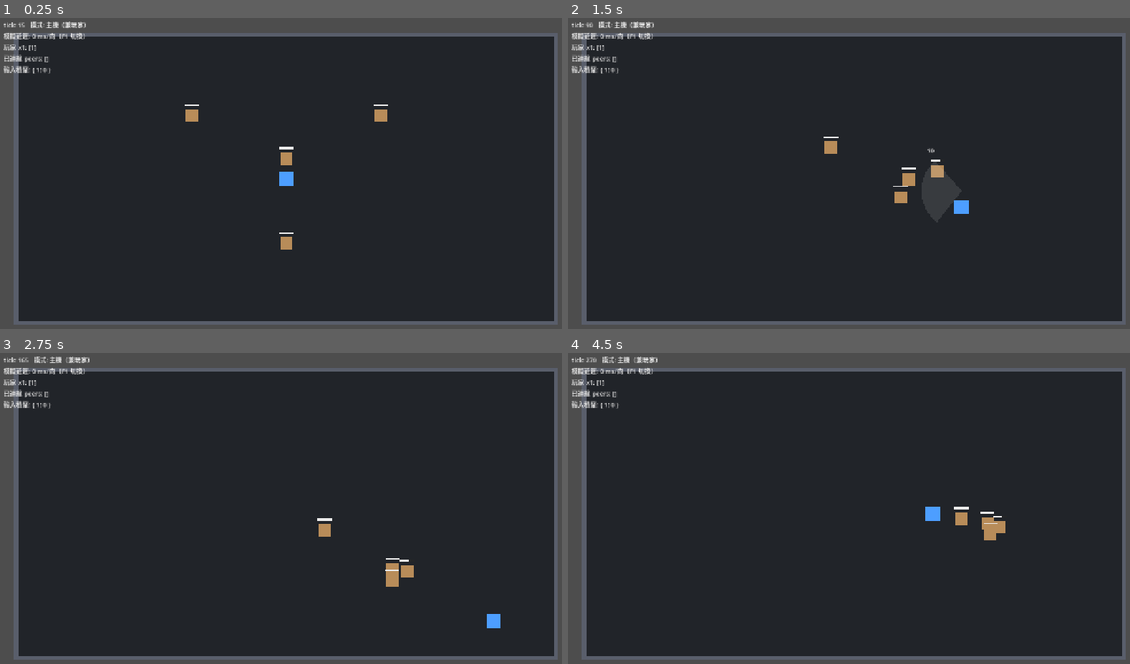
Above: before the commit, frames 1-4 (two rows, left to right).
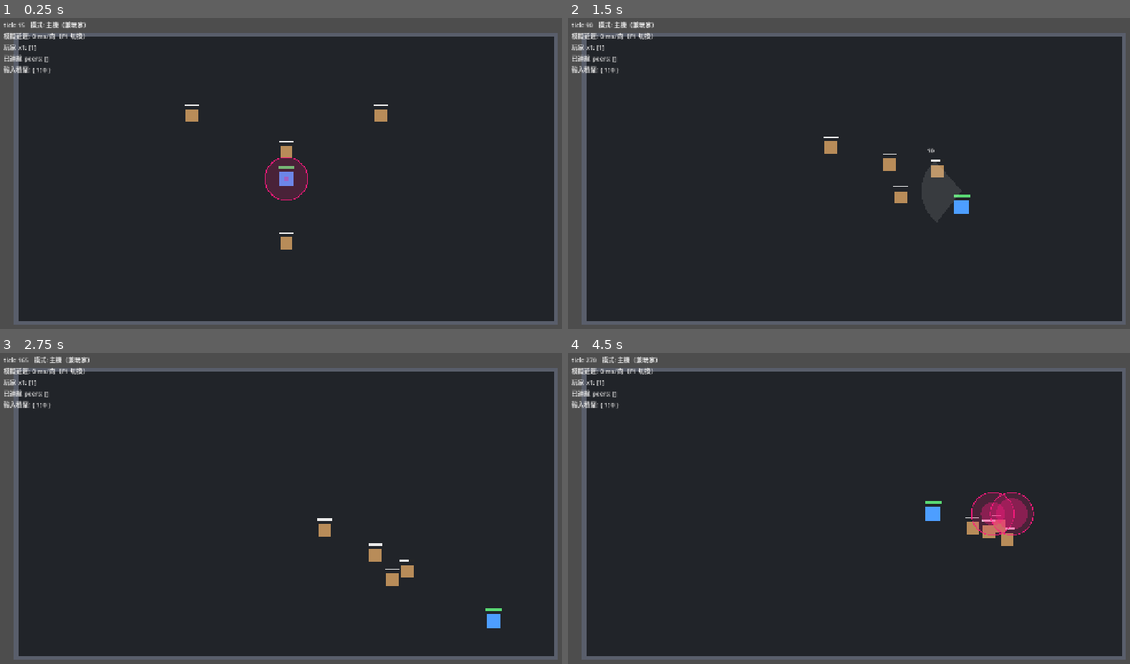
Above: after the commit, the same moments.

Repository: dijkstra1115/Rogue
Game: Godot game, scene res://scenes/arena.tscn
Same seed, same stepped clock (60 frames per second), same inputs: the game is played once before the commit and once after it. This scene is started directly instead of the project's main scene.
Inputs (mouse positions are in pixels of both pictures, inside the frame that each line leads up to):
- Up to frame 1 (0.25 s): no input
- Up to frame 2 (1.5 s): move the mouse to (978, 164) at 0.52 s; hold D (move_right) 0.53-1.28 s; hold E (interact) 0.53-1.28 s; move the mouse to (742, 195) at 1.27 s; hold S (move_down) from 1.28 s (still down); click (742, 195) at 1.35 s
- Up to frame 3 (2.75 s): move the mouse to (342, 443) at 2.02 s; release S (move_down) at 2.03 s; hold D (move_right) from 2.03 s (still down); hold Right mouse button (secondary) from 2.03 s (still down)
- Up to frame 4 (4.5 s): move the mouse to (826, 576) at 2.77 s; release D (move_right) at 2.78 s; release Right mouse button (secondary) at 2.78 s; hold W (move_up) 2.78-3.53 s; tap Q (special) at 2.85 s; move the mouse to (1028, 561) at 3.52 s; hold Space (utility) 3.53-4.28 s; hold A (move_left) from 3.53 s (still down); move the mouse to (680, 464) at 4.27 s; tap E (interact) at 4.35 s

The runs differ from the first frame. In frame 1, 0.9% of the frame differs, in the area x 47-55%, y 39-59%; in frame 2, 0.2%; in frame 3, 0.2%; in frame 4, 1.6%, in the area x 63-83%, y 44-63%.

Commit message:
M2 步驟 4：敵人攻擊預告系統與玩家血量
- 敵人狀態機：追擊 → 前搖（45 tick，定住、鎖定起手時目標位置）→ 結算 → 冷卻
- TelegraphFx：品紅危險圓（保留色）＋充能進度＋結算亮閃，畫在專屬
  DangerLayer（layer 5，永遠蓋在世界之上）——docs/05 規則從現在生效
- 預告時間軸：伺服器用權威 tick、客戶端用插值渲染時鐘，與敵人渲染對齊
- 玩家 hp/max_hp 入狀態並廣播；血條、受傷數字；歸零暫以滿血重生佔位（M4 做倒地）
- 傷害事件帶 source_kind（M5 死亡回放預留）
- test_enemy_sim 加攻擊結算幾何 2 項

Co-Authored-By: Claude Fable 5 <noreply@anthropic.com>

Diff:
--- /dev/null
+++ b/client/fx/telegraph_fx.gd
@@ -0,0 +1,51 @@
+## 敵人攻擊預告（危險區域視覺）。
+##
+## docs/05 的鐵律：品紅色系「只」給敵人危險區域用，任何玩家特效不得使用；
+## 而且必須畫在專屬 CanvasLayer（DangerLayer），永遠蓋在玩家特效之上。
+##
+## 時間軸用 world.telegraph_clock()：伺服器＝current_tick，
+## 客戶端＝插值渲染時鐘——這樣預告和「延遲 100ms 渲染的敵人」用同一個時間座標，
+## 圓圈的充能進度與敵人動作對得上。
+class_name TelegraphFx
+extends Node2D
+
+## 危險色：品紅（保留色，玩家特效禁用）
+const DANGER_COLOR := Color(1.0, 0.1, 0.5)
+
+## 結算瞬間的亮閃長度（tick）
+const FLASH_TICKS := 6
+
+var radius: float = 48.0
+var start_tick: int = 0
+var end_tick: int = 1
+var world: Node2D = null
+
+var _flash_age: int = 0
+
+
+func _draw() -> void:
+	var clock: float = world.telegraph_clock()
+	if clock < end_tick:
+		# 前搖中：外框＋淡填充，內圈隨進度長大（充能感）
+		var progress := clampf(
+			(clock - start_tick) / maxf(1.0, float(end_tick - start_tick)), 0.0, 1.0
+		)
+		draw_circle(Vector2.ZERO, radius, Color(DANGER_COLOR, 0.18))
+		draw_arc(Vector2.ZERO, radius, 0.0, TAU, 48, Color(DANGER_COLOR, 0.9), 2.0)
+		draw_circle(Vector2.ZERO, radius * progress, Color(DANGER_COLOR, 0.35))
+	else:
+		# 結算瞬間：整圈亮閃後消失
+		var alpha := 0.7 * (1.0 - float(_flash_age) / FLASH_TICKS)
+		draw_circle(Vector2.ZERO, radius, Color(DANGER_COLOR, alpha))
+
+
+func _physics_process(_delta: float) -> void:
+	if world == null:
+		queue_free()
+		return
+	if world.telegraph_clock() >= end_tick:
+		_flash_age += 1
+		if _flash_age > FLASH_TICKS:
+			queue_free()
+			return
+	queue_redraw()
--- /dev/null
+++ b/client/player_view.gd
@@ -0,0 +1,7 @@
+## 玩家的佔位視覺（player.tscn 根節點）：方塊＋頭上血條。純表現層。
+extends Node2D
+
+
+## 依血量比例縮放血條（0.0～1.0）
+func update_hp(fraction: float) -> void:
+	$HpBar.scale.x = clampf(fraction, 0.0, 1.0)
--- a/scenes/arena.tscn
+++ b/scenes/arena.tscn
@@ -43,7 +43,12 @@
 offset_bottom = 680.0
 color = Color(0.35, 0.37, 0.42, 1)
 
+[node name="DangerLayer" type="CanvasLayer" parent="."]
+unique_name_in_owner = true
+layer = 5
+
 [node name="HUD" type="CanvasLayer" parent="."]
+layer = 10
 script = ExtResource("2")
 
 [node name="DebugLabel" type="Label" parent="HUD"]
--- a/scenes/player.tscn
+++ b/scenes/player.tscn
@@ -1,6 +1,9 @@
-[gd_scene format=3]
+[gd_scene load_steps=2 format=3]
+
+[ext_resource type="Script" path="res://client/player_view.gd" id="1"]
 
 [node name="Player" type="Node2D"]
+script = ExtResource("1")
 
 [node name="Body" type="ColorRect" parent="."]
 offset_left = -16.0
@@ -8,3 +11,17 @@
 offset_right = 16.0
 offset_bottom = 16.0
 color = Color(0.3, 0.62, 1, 1)
+
+[node name="HpBg" type="ColorRect" parent="."]
+offset_left = -18.0
+offset_top = -28.0
+offset_right = 18.0
+offset_bottom = -24.0
+color = Color(0.15, 0.15, 0.15, 0.8)
+
+[node name="HpBar" type="ColorRect" parent="."]
+offset_left = -18.0
+offset_top = -28.0
+offset_right = 18.0
+offset_bottom = -24.0
+color = Color(0.35, 0.85, 0.45, 1)
--- a/sim/enemy_sim.gd
+++ b/sim/enemy_sim.gd
@@ -13,6 +13,15 @@
 
 ## 敵人彼此間的最小距離（避免全部疊成一點）
 const SEPARATION_DIST := 26.0
+
+## ---- 攻擊參數（chaser）----
+## 前搖刻意拉長（45 tick = 0.75 秒）：本作不做幀級閃避，
+## 玩家靠「看到預告→走出去」躲，預告必須給足反應時間（docs/00、02）。
+const ATTACK_RANGE := 60.0            # 與目標多近會起手
+const ATTACK_WINDUP_TICKS := 45       # 前搖長度
+const ATTACK_RADIUS := 48.0           # 危險圓半徑（鎖定起手瞬間的目標位置）
+const ATTACK_DAMAGE := 15.0
+const ATTACK_COOLDOWN_TICKS := 90     # 結算後的冷卻
 
 
 ## 朝目標追一個 tick。不會衝過頭：最多走到停止距離的邊上。
@@ -47,6 +56,15 @@
 			b.pos = _clamp_to_bounds(b.pos + push * amount, bounds)
 
 
+## 結算：回傳圓形危險區內的玩家 peer_id 清單（純幾何，可測試）。
+static func players_hit(players: Dictionary, center: Vector2, radius: float) -> Array[int]:
+	var hit: Array[int] = []
+	for peer_id: int in players:
+		if players[peer_id].pos.distance_to(center) <= radius:
+			hit.append(peer_id)
+	return hit
+
+
 static func _clamp_to_bounds(pos: Vector2, bounds: Rect2) -> Vector2:
 	var half := Vector2.ONE * 14.0   # 敵人方塊 28x28 的一半
 	return pos.clamp(bounds.position + half, bounds.end - half)
--- a/sim/game_world.gd
+++ b/sim/game_world.gd
@@ -158,20 +158,63 @@
 	_flush_events()
 
 
-## 伺服器：敵人 AI——追最近的玩家，彼此保持距離。
-func _simulate_enemies(_tick: int) -> void:
+## 伺服器：敵人 AI 狀態機——追擊 →（進入距離且冷卻好）前搖 → 結算 → 冷卻追擊。
+## 前搖期間敵人定住，危險區鎖定「起手瞬間的目標位置」——玩家走出去就躲掉。
+func _simulate_enemies(tick: int) -> void:
 	if player_states.is_empty():
 		return
+	var chasing: Dictionary = {}   # 只有追擊中的敵人參與分離（前搖中不能被推動）
 	for enemy_id: int in enemy_states:
 		var enemy: Dictionary = enemy_states[enemy_id]
-		enemy.pos = EnemySim.simulate_chase(
-			enemy.pos,
-			_nearest_player_pos(enemy.pos),
-			enemy.move_speed,
-			EnemySim.STOP_RANGE,
-			ARENA_BOUNDS
-		)
-	EnemySim.apply_separation(enemy_states, EnemySim.SEPARATION_DIST, ARENA_BOUNDS)
+		match enemy.get("phase", "chase"):
+			"chase":
+				var target := _nearest_player_pos(enemy.pos)
+				enemy.pos = EnemySim.simulate_chase(
+					enemy.pos, target, enemy.move_speed, EnemySim.STOP_RANGE, ARENA_BOUNDS
+				)
+				chasing[enemy_id] = enemy
+				if tick >= enemy.get("attack_ready_tick", 0) \
+						and enemy.pos.distance_to(target) <= EnemySim.ATTACK_RANGE:
+					enemy.phase = "windup"
+					enemy.windup_end_tick = tick + EnemySim.ATTACK_WINDUP_TICKS
+					enemy.attack_pos = target   # 鎖定此刻的位置，之後不再追蹤
+					pending_events.append({
+						"k": "telegraph", "o": target, "r": EnemySim.ATTACK_RADIUS,
+						"s": tick, "e": enemy.windup_end_tick,
+					})
+			"windup":
+				if tick >= enemy.windup_end_tick:
+					_resolve_enemy_attack(enemy_id, enemy, tick)
+	EnemySim.apply_separation(chasing, EnemySim.SEPARATION_DIST, ARENA_BOUNDS)
+
+
+## 伺服器：前搖到期——圈內玩家吃傷害，敵人進冷卻。
+func _resolve_enemy_attack(enemy_id: int, enemy: Dictionary, tick: int) -> void:
+	for peer_id in EnemySim.players_hit(player_states, enemy.attack_pos, EnemySim.ATTACK_RADIUS):
+		apply_player_damage({
+			"source_enemy": enemy_id,
+			"source_kind": enemy.get("kind", "?"),   # M5 死亡回放要知道兇手是誰
+			"target": peer_id,
+			"amount": EnemySim.ATTACK_DAMAGE,
+			"tick": tick,
+		})
+	enemy.phase = "chase"
+	enemy.attack_ready_tick = tick + EnemySim.ATTACK_COOLDOWN_TICKS
+
+
+## 伺服器：玩家受傷結算。歸零暫以「原地滿血重生」佔位——倒地與救援是 M4 的事。
+func apply_player_damage(event: Dictionary) -> void:
+	var state: Dictionary = player_states.get(event.target, {})
+	if state.is_empty():
+		return
+	var died := Combat.apply_damage_to(state, event)
+	pending_events.append({
+		"k": "player_hurt", "t": event.target, "n": event.amount, "o": state.pos,
+	})
+	if died:
+		print("[world] 玩家 %d 倒下（暫以重生代替，M4 做倒地救援）" % event.target)
+		state.hp = state.max_hp
+		state.pos = ARENA_BOUNDS.get_center()
 
 
 func _nearest_player_pos(from_pos: Vector2) -> Vector2:
@@ -222,11 +265,19 @@
 				fx.position = event.o
 				fx.aim = event.a
 				add_child(fx)
-			"hurt":
+			"hurt", "player_hurt":
 				var number := DamageNumberFx.new()
 				number.position = event.o
 				number.amount = event.n
 				add_child(number)
+			"telegraph":
+				var telegraph := TelegraphFx.new()
+				telegraph.position = event.o
+				telegraph.radius = event.r
+				telegraph.start_tick = event.s
+				telegraph.end_tick = event.e
+				telegraph.world = self
+				%DangerLayer.add_child(telegraph)
 			"enemy_died":
 				pass   # 死亡特效之後再說（M5 打磨）；節點移除由狀態同步處理
 
@@ -274,7 +325,10 @@
 	for enemy_id: int in enemy_states:
 		var enemy: Dictionary = enemy_states[enemy_id]
 		enemies[enemy_id] = {"p": enemy.pos, "h": enemy.hp, "m": enemy.max_hp}
-	var payload := {"t": tick, "p": positions, "a": acks, "e": enemies}
+	var player_hp: Dictionary = {}
+	for peer_id: int in player_states:
+		player_hp[peer_id] = [player_states[peer_id].hp, player_states[peer_id].max_hp]
+	var payload := {"t": tick, "p": positions, "a": acks, "e": enemies, "hp": player_hp}
 	NetworkManager.instance.send_or_delay(func() -> void: _receive_state.rpc(payload))
 
 
@@ -317,6 +371,13 @@
 		if not positions.has(peer_id):
 			_despawn_player(peer_id)
 
+	# 玩家血量（低頻變動，直接照抄伺服器）
+	var player_hp: Dictionary = state_data.get("hp", {})
+	for peer_id: int in player_hp:
+		if player_states.has(peer_id):
+			player_states[peer_id].hp = player_hp[peer_id][0]
+			player_states[peer_id].max_hp = player_hp[peer_id][1]
+
 	_sync_enemies(state_data.get("e", {}))
 
 
@@ -353,6 +414,8 @@
 		"pos": node.position,
 		"move_speed": DEFAULT_MOVE_SPEED,
 		"attack_speed": 1.0,   # 玩家屬性都是可被 modifier 改寫的變數（M3）
+		"hp": 100.0,
+		"max_hp": 100.0,
 		"last_input": null,
 		"ack_tick": -1,
 	}
@@ -439,6 +502,14 @@
 func _on_server_lost() -> void:
 	print("[world] 與伺服器斷線，回主選單")
 	get_tree().change_scene_to_file("res://main.tscn")
+
+
+## 預告特效的時間座標：伺服器＝權威 tick；客戶端＝插值渲染時鐘——
+## 讓危險圓圈的進度和「延遲 100ms 渲染的敵人」對得上。
+func telegraph_clock() -> float:
+	if NetworkManager.instance.is_server():
+		return float(current_tick)
+	return interp_render_tick
 
 
 ## 客戶端每 tick：推進插值渲染時鐘。
@@ -474,6 +545,7 @@
 			if prediction != null and peer_id == multiplayer.get_unique_id():
 				render_pos += prediction.visual_error
 			node.position = render_pos
+		node.update_hp(state.hp / maxf(state.max_hp, 1.0))
 
 	# 敵人：位置與血條。客戶端吃插值（同遠端玩家），伺服器直接抄權威位置。
 	for enemy_id: int in enemy_states:
--- a/tests/test_enemy_sim.gd
+++ b/tests/test_enemy_sim.gd
@@ -5,7 +5,7 @@
 extends SceneTree
 
 ## 預期執行的檢查總數（守門：腳本中途出錯時檢查數不足，不可誤判成全過）
-const EXPECTED_CHECKS := 6
+const EXPECTED_CHECKS := 8
 
 const BOUNDS := Rect2(40, 40, 1200, 640)
 
@@ -17,6 +17,7 @@
 	_test_chase()
 	_test_stop_range()
 	_test_separation()
+	_test_players_hit()
 
 	if check_count != EXPECTED_CHECKS:
 		print("FAIL: 只執行了 %d/%d 項檢查（腳本中途出錯？）" % [check_count, EXPECTED_CHECKS])
@@ -79,6 +80,17 @@
 	_check(min_x >= 54.0, "分離不會推出邊界")
 
 
+## 攻擊結算：圈內命中、圈外不中
+func _test_players_hit() -> void:
+	var players := {
+		1: {"pos": Vector2(300.0, 300.0)},   # 距中心 30 → 中
+		2: {"pos": Vector2(400.0, 300.0)},   # 距中心 70 → 不中
+	}
+	var hit := EnemySim.players_hit(players, Vector2(330.0, 300.0), 48.0)
+	_check(hit == [1], "半徑內的玩家被命中")
+	_check(EnemySim.players_hit(players, Vector2(1000.0, 1000.0), 48.0).is_empty(), "沒人站圈裡就沒人受傷")
+
+
 func _check(ok: bool, what: String) -> void:
 	check_count += 1
 	if ok:
Not shown, added: client/fx/telegraph_fx.gd.uid
Not shown, added: client/player_view.gd.uid
